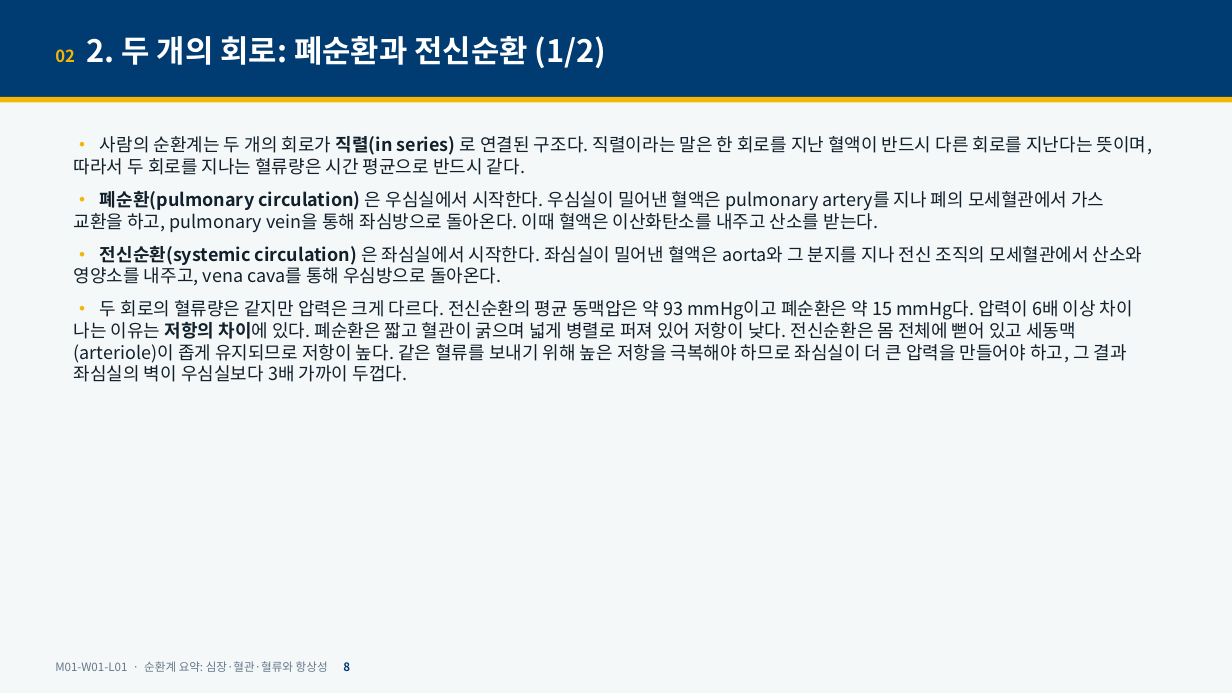
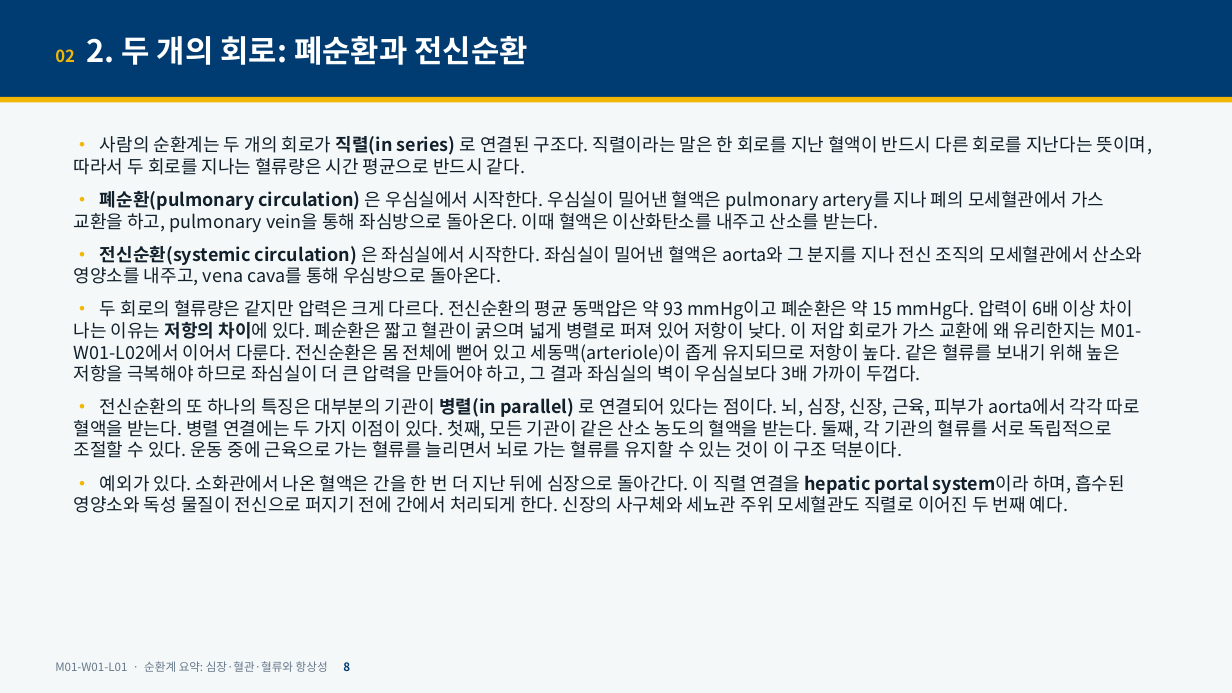
Before and after one commit to hoperiasd2/hoperiasd2.github.io, a slide deck: slide 8 of curriculum/M01/W01/L01/slides.pptx. Drawn at 1232x693 pixels with LibreOffice and Linux fonts; fonts in the diff are those of the drawing. Boxes give left, top, right and bottom in pixels: in the first picture for what was removed or moved away, otherwise in the second. Text is boxed around its words. In the diff, an @@ line names an element or a change of style, - is before the commit and + after.

```diff
--- a/curriculum/M01/W01/L01/slides.pptx
+++ b/curriculum/M01/W01/L01/slides.pptx
@@ text at [55,36,527,65]: text changed @@
-02 2. 두 개의 회로: 폐순환과 전신순환 (1/2)
+02 2. 두 개의 회로: 폐순환과 전신순환
@@ text at [74,300,1142,513]: text changed @@
-• 두 회로의 혈류량은 같지만 압력은 크게 다르다. 전신순환의 평균 동맥압은 약 93 mmHg이고 폐순환은 약 15 mmHg다. 압력이 6배 이상 차이 나는 이유는 저항의 차이에 있다. 폐순환은 짧고 혈관이 굵으며 넓게 병렬로 퍼져 있어 저항이 낮다. 전신순환은 몸 전체에 뻗어 있고 세동맥(arteriole)이 좁게 유지되므로 저항이 높다. 같은 혈류를 보내기 위해 높은 저항을 극복해야 하므로 좌심실이 더 큰 압력을 만들어야 하고, 그 결과 좌심실의 벽이 우심실보다 3배 가까이 두껍다.
+• 두 회로의 혈류량은 같지만 압력은 크게 다르다. 전신순환의 평균 동맥압은 약 93 mmHg이고 폐순환은 약 15 mmHg다. 압력이 6배 이상 차이 나는 이유는 저항의 차이에 있다. 폐순환은 짧고 혈관이 굵으며 넓게 병렬로 퍼져 있어 저항이 낮다. 이 저압 회로가 가스 교환에 왜 유리한지는 M01-W01-L02에서 이어서 다룬다. 전신순환은 몸 전체에 뻗어 있고 세동맥(arteriole)이 좁게 유지되므로 저항이 높다. 같은 혈류를 보내기 위해 높은 저항을 극복해야 하므로 좌심실이 더 큰 압력을 만들어야 하고, 그 결과 좌심실의 벽이 우심실보다 3배 가까이 두껍다.
+• 전신순환의 또 하나의 특징은 대부분의 기관이 병렬(in parallel) 로 연결되어 있다는 점이다. 뇌, 심장, 신장, 근육, 피부가 aorta에서 각각 따로 혈액을 받는다. 병렬 연결에는 두 가지 이점이 있다. 첫째, 모든 기관이 같은 산소 농도의 혈액을 받는다. 둘째, 각 기관의 혈류를 서로 독립적으로 조절할 수 있다. 운동 중에 근육으로 가는 혈류를 늘리면서 뇌로 가는 혈류를 유지할 수 있는 것이 이 구조 덕분이다.
+• 예외가 있다. 소화관에서 나온 혈액은 간을 한 번 더 지난 뒤에 심장으로 돌아간다. 이 직렬 연결을 hepatic portal system이라 하며, 흡수된 영양소와 독성 물질이 전신으로 퍼지기 전에 간에서 처리되게 한다. 신장의 사구체와 세뇨관 주위 모세혈관도 직렬로 이어진 두 번째 예다.
```
Also in this commit, not shown: 44 other slides changed, 12 slides added, 9 other files.
